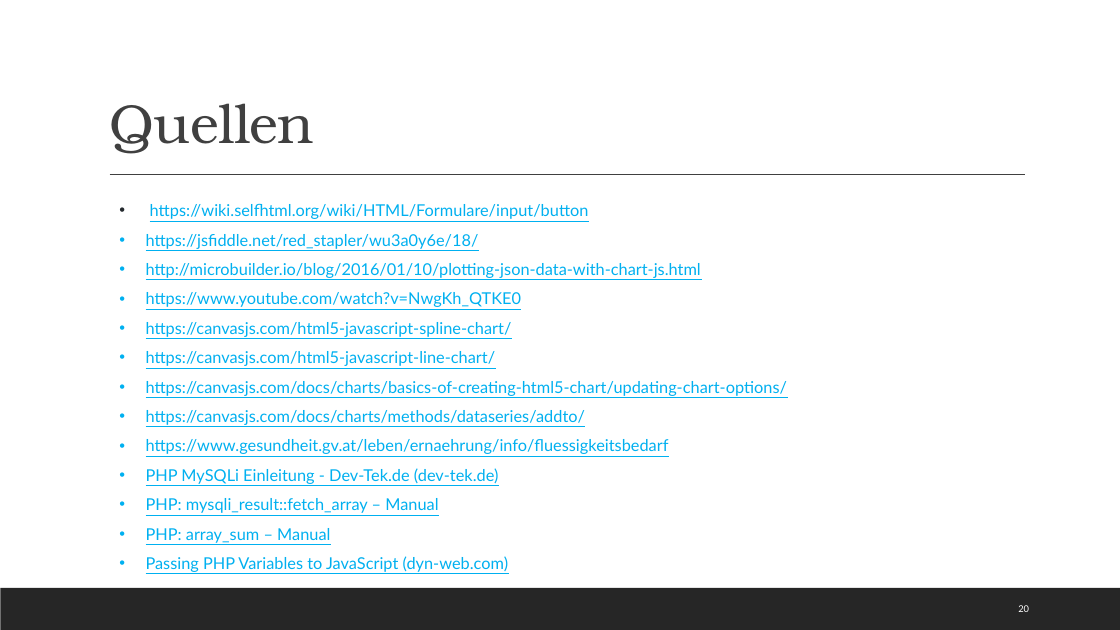
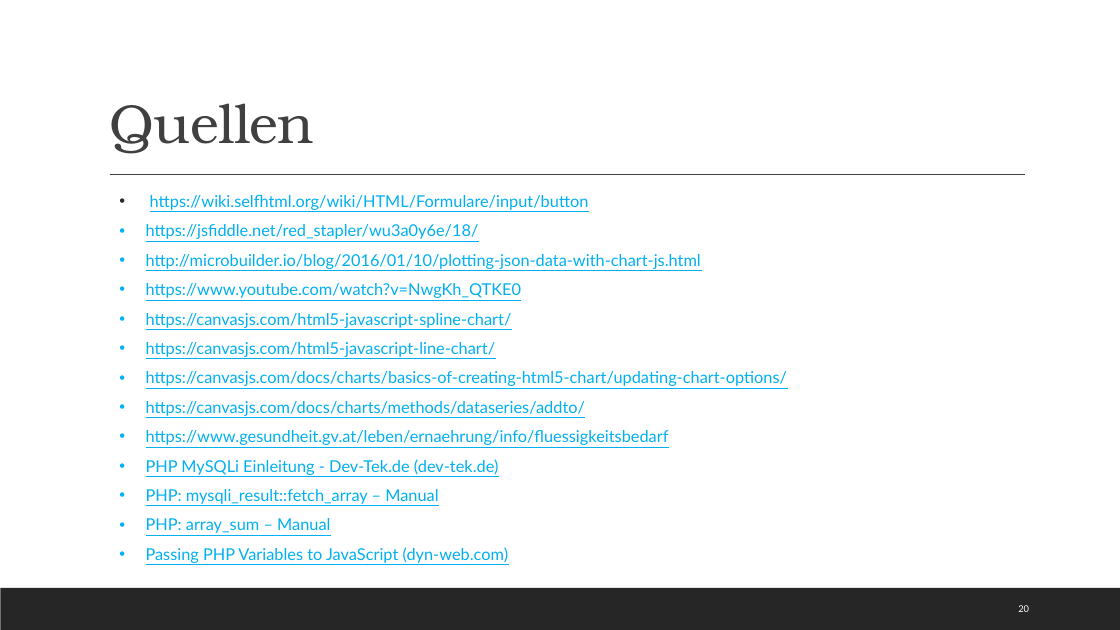
Before and after one commit to Kplacken/EPWS2020SerttasPlackenhohn, a slide deck: slide 20 of Audits/Audit 4/WS2020_SerttasPlackenhohn_Audit4.pptx. Drawn at 1120x630 pixels with LibreOffice and Linux fonts; fonts in the diff are those of the drawing. Boxes give left, top, right and bottom in pixels: in the first picture for what was removed or moved away, otherwise in the second. Text is boxed around its words. In the diff, an @@ line names an element or a change of style, - is before the commit and + after.

```diff
--- a/Audits/Audit 4/WS2020_SerttasPlackenhohn_Audit4.pptx
+++ b/Audits/Audit 4/WS2020_SerttasPlackenhohn_Audit4.pptx
@@ text "https://wiki.selfhtml.org/wiki/HTML/Formulare/input/button": place and size @@
-text "https://wiki.selfhtml.org/wiki/HTML/Formulare/input/button" at [146, 203, 788, 572]
+text "https://wiki.selfhtml.org/wiki/HTML/Formulare/input/button" at [146, 194, 788, 563]
```
Also in this commit, not shown: 7 other slides changed, 1 slide added, 1 slide removed.
